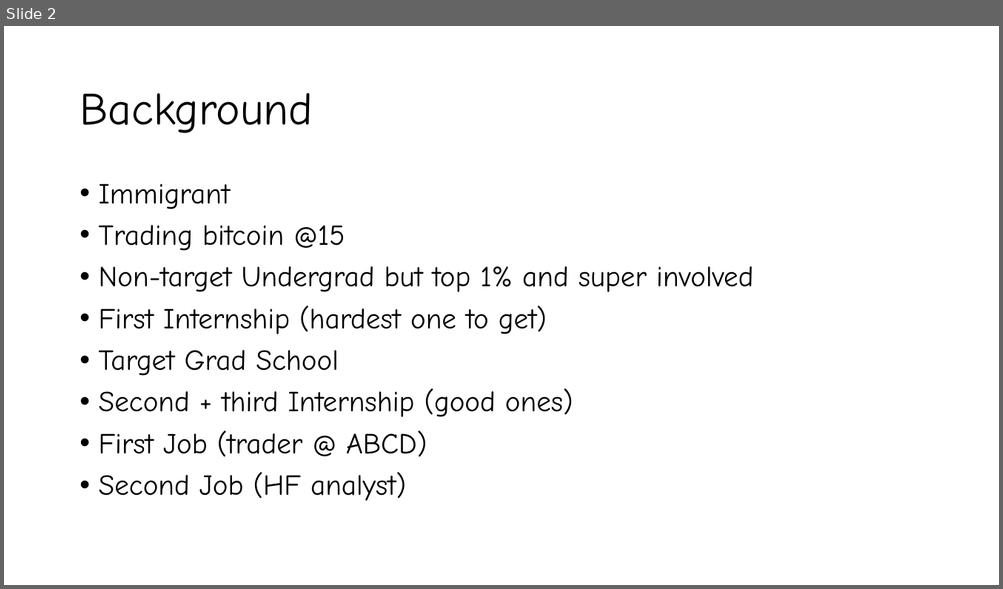
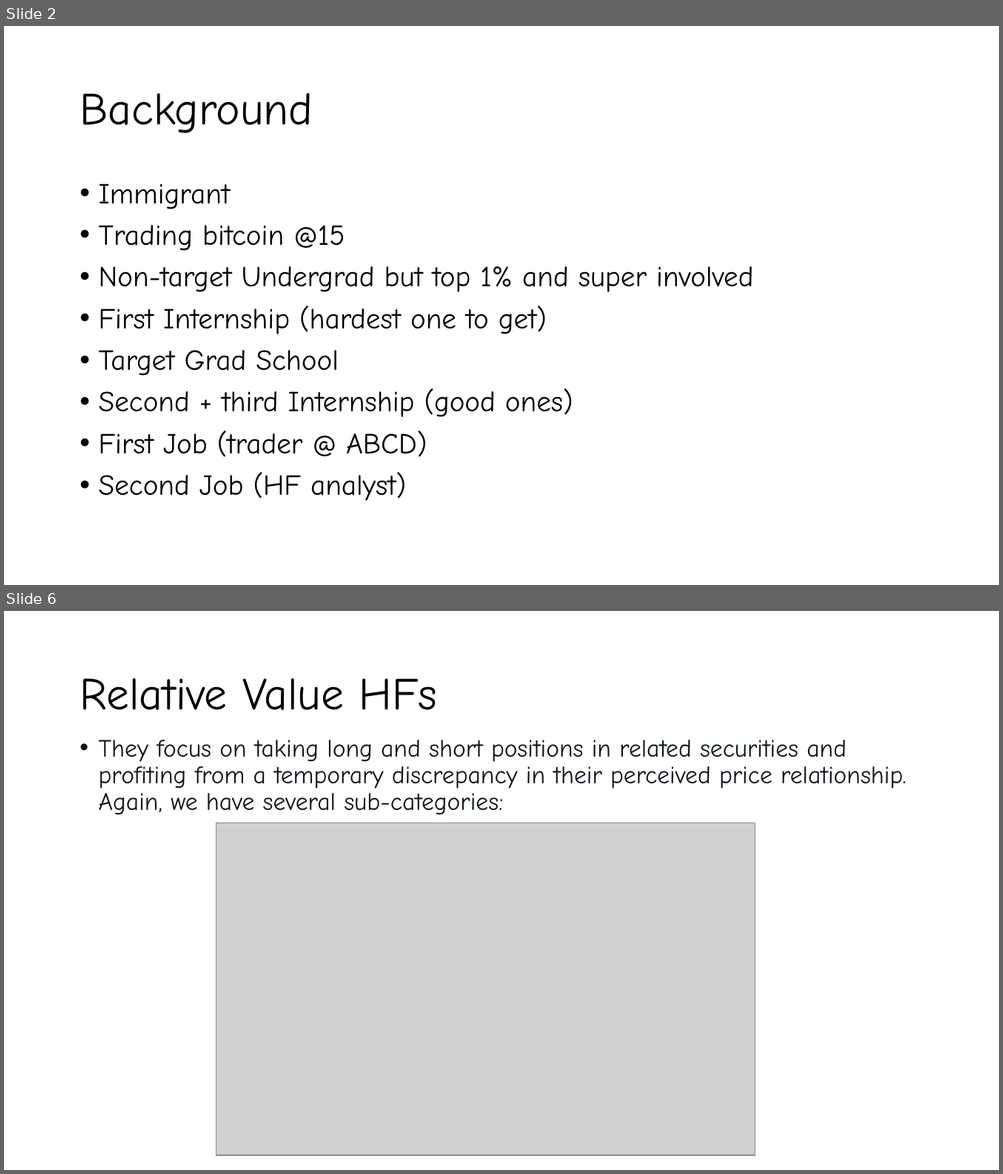
Before and after one commit to valazeinali/Valatility, a slide deck: VALATILITY/Powerpoints/Valatility_Stream_1_Slides.pptx. Shown one above the other, each under a label of ours: slide 2 before the commit, slides 2 and 6 after it; the slides between them are not shown. The pictures are 1003x589 and 1003x1174 pixels, drawn with LibreOffice and Linux fonts; fonts in the diff are those of the drawing; grey boxes stand for pictures. Boxes give left, top, right and bottom in pixels: in the first picture for what was removed or moved away, otherwise in the second. Text is boxed around its words. In the diff, an @@ line names an element or a change of style, - is before the commit and + after.

```diff
--- a/VALATILITY/Powerpoints/Valatility_Stream_1_Slides.pptx
+++ b/VALATILITY/Powerpoints/Valatility_Stream_1_Slides.pptx
@@ slide 6 added at box(4, 611, 999, 1170), background #FFFFFF @@
@@ title added at box(79, 678, 438, 710), 44 pt, text #000000 @@
+Relative Value HFs
@@ text added at box(99, 740, 906, 815), 24 pt, text #10141C @@
+• They focus on taking long and short positions in related securities and profiting from a temporary discrepancy in their perceived price relationship. Again, we have several sub-categories:
@@ picture added at box(216, 823, 755, 1156) @@
```
Also in this commit, not shown: 7 other slides added, 1 slide removed.
